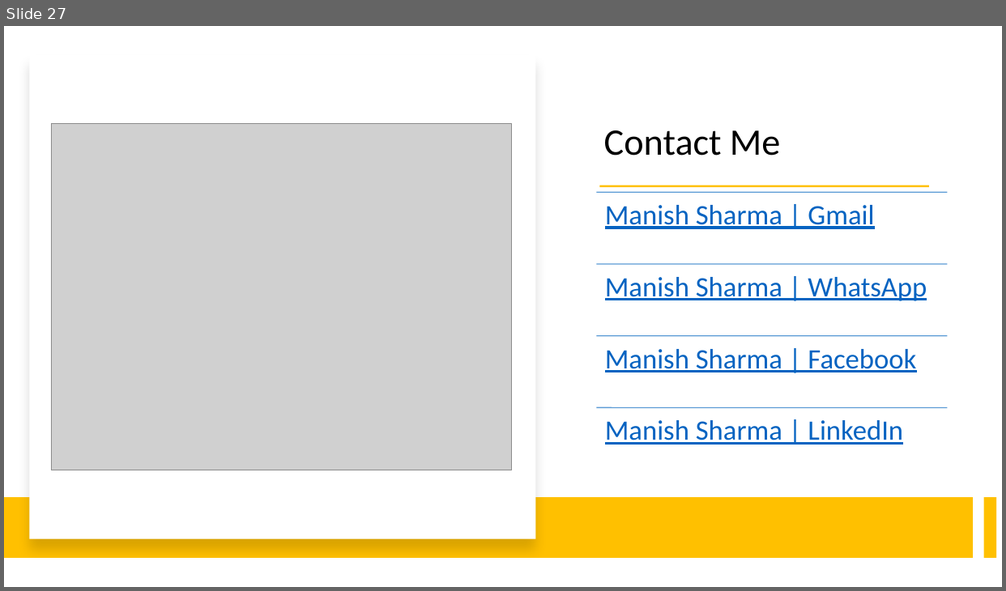
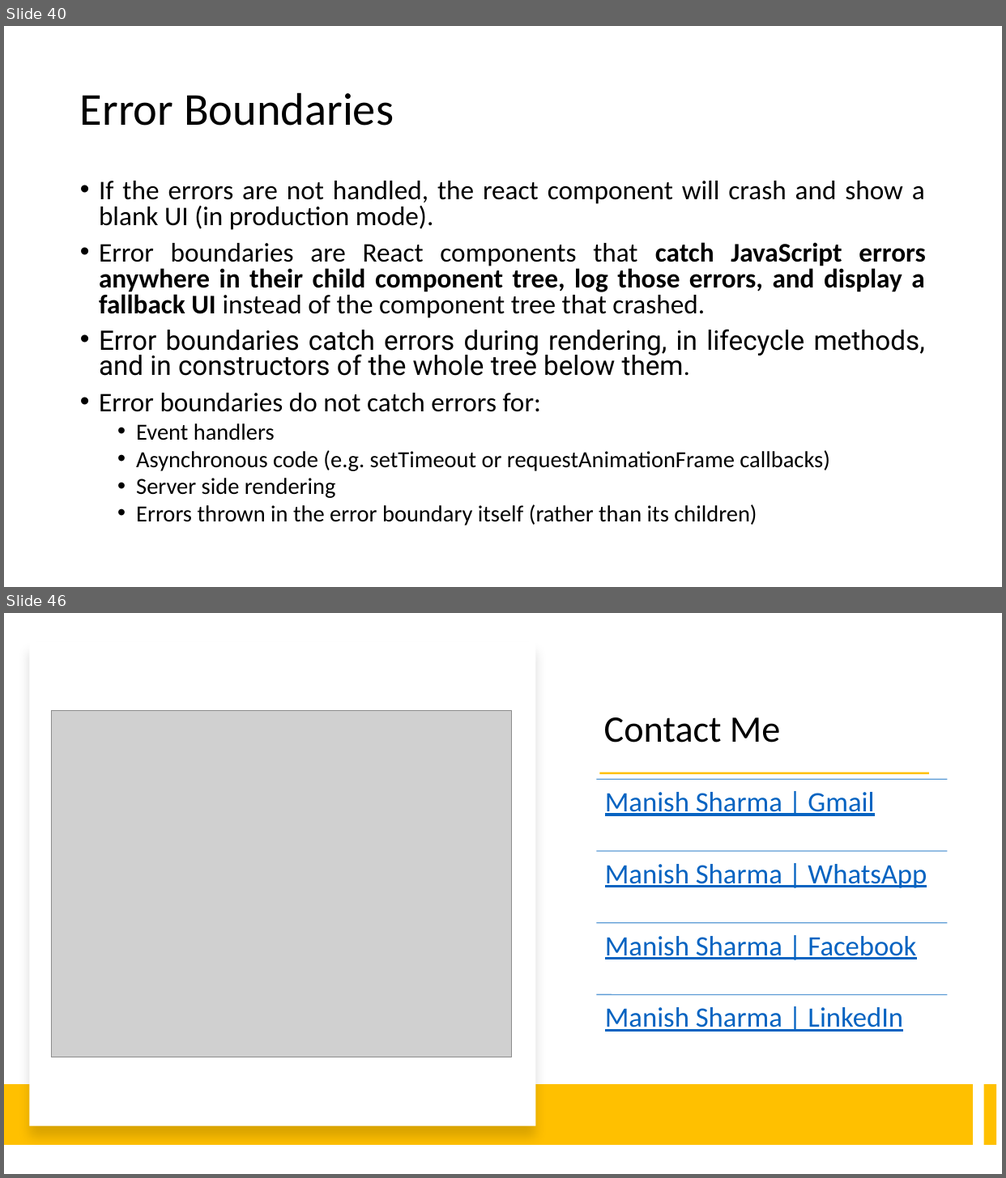
Before and after one commit to manishvbn/ReactJS_Jul22, a slide deck: Notes/React.pptx. Shown one above the other, each under a label of ours: slide 27 before the commit, slides 40 and 46 after it; the slides between them are not shown. The pictures are 1006x591 and 1006x1178 pixels, drawn with LibreOffice and Linux fonts; fonts in the diff are those of the drawing; grey boxes stand for pictures. Boxes give left, top, right and bottom in pixels: in the first picture for what was removed or moved away, otherwise in the second. Text is boxed around its words. In the diff, an @@ line names an element or a change of style, - is before the commit and + after.

```diff
--- a/Notes/React.pptx
+++ b/Notes/React.pptx
@@ slide 40 added at (4, 26, 1002, 587), background #FFFFFF @@
@@ title added at (80, 92, 394, 126), 44 pt, text #000000 @@
+Error Boundaries
@@ text added at (99, 181, 925, 526), 25.9 pt, text #000000 @@
+• If the errors are not handled, the react component will crash and show a blank UI (in production mode).
+• Error boundaries are React components that catch JavaScript errors anywhere in their child component tree, log those errors, and display a fallback UI instead of the component tree that crashed.
+• Error boundaries catch errors during rendering, in lifecycle methods, and in constructors of the whole tree below them.
+• Error boundaries do not catch errors for:
+  • Event handlers
+  • Asynchronous code (e.g. setTimeout or requestAnimationFrame callbacks)
+  • Server side rendering
+  • Errors thrown in the error boundary itself (rather than its children)
@@ what was slide 27 is now slide 46 @@
```
Also in this commit, not shown: 18 other slides added.
